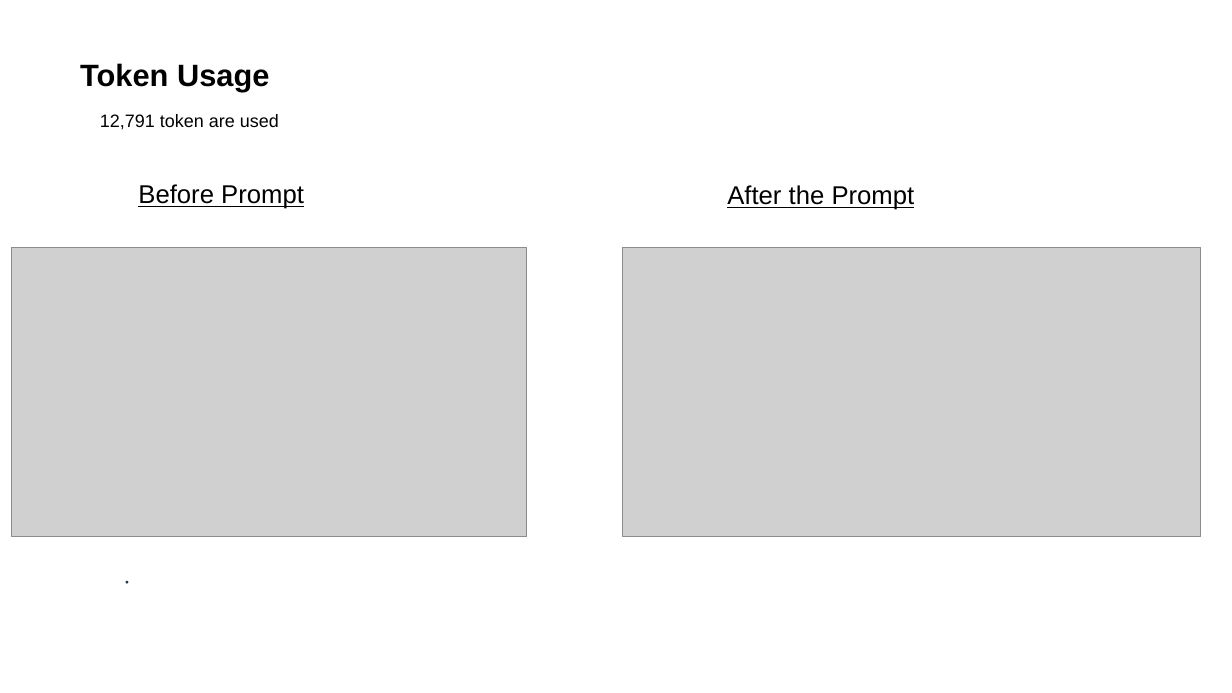
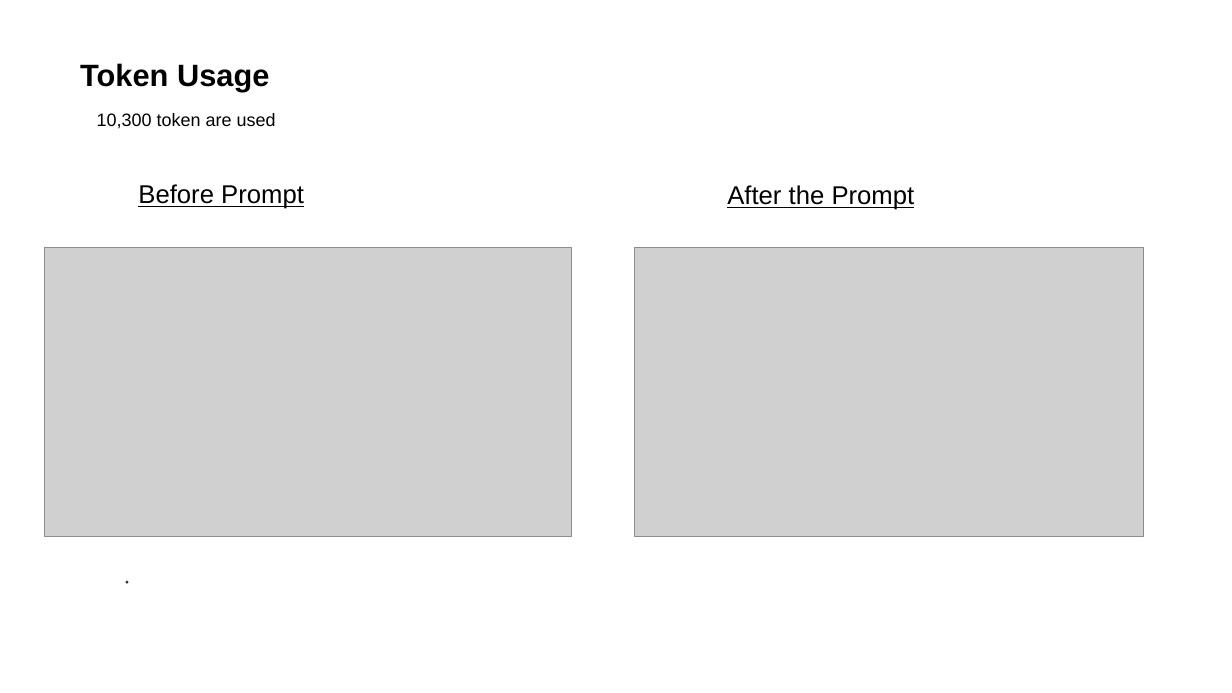
Before and after one commit to Ronak28M/CareerPilot-AI, a slide deck: slide 10 of Project PPT.pptx. Drawn at 1232x693 pixels with LibreOffice and Linux fonts; fonts in the diff are those of the drawing; grey boxes stand for pictures. Boxes give left, top, right and bottom in pixels: in the first picture for what was removed or moved away, otherwise in the second. Text is boxed around its words. In the diff, an @@ line names an element or a change of style, - is before the commit and + after.

```diff
--- a/Project PPT.pptx
+++ b/Project PPT.pptx
@@ text at [97,113,276,129]: text changed @@
-12,791 token are used
+10,300 token are used
@@ picture: place and size @@
-picture at [11,248,526,536]
+picture at [44,248,572,536]
@@ picture: place and size @@
-picture at [623,248,1202,536]
+picture at [635,248,1144,536]
```
Also in this commit, not shown: 1 other slide changed.
